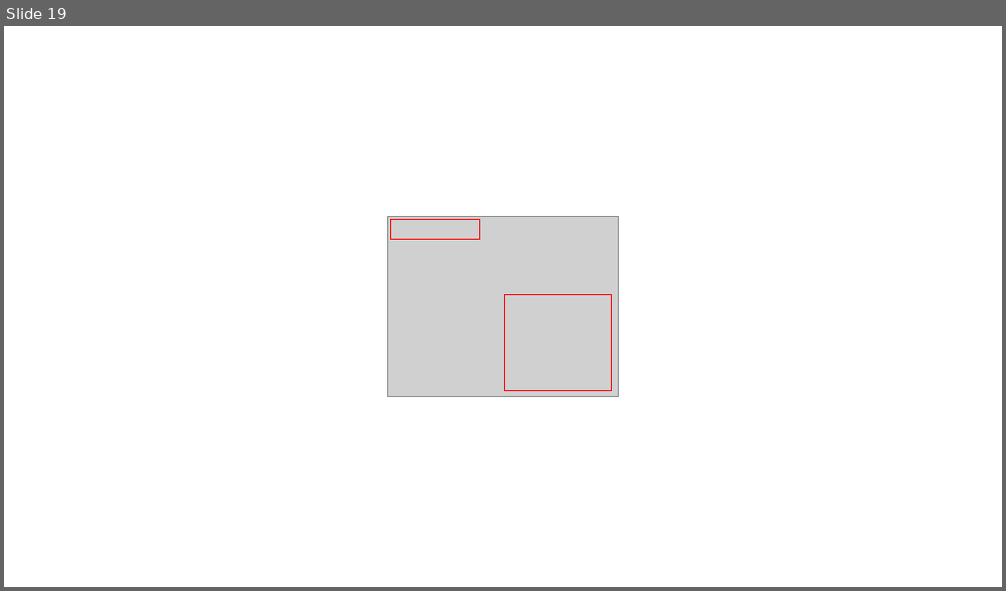
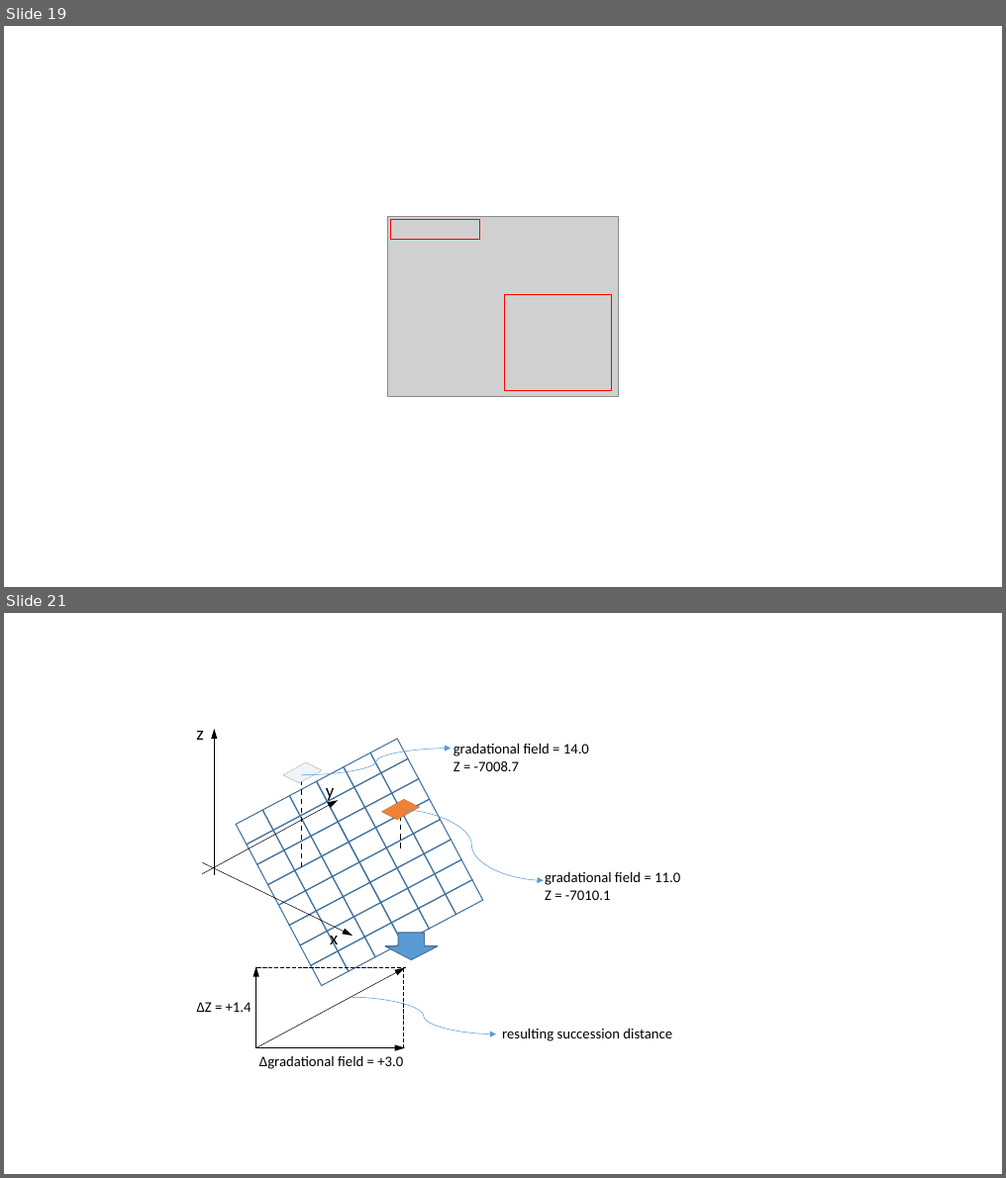
Before and after one commit to PauloCarvalhoRJ/gammaray, a slide deck: docs/figures.pptx. Shown one above the other, each under a label of ours: slide 19 before the commit, slides 19 and 21 after it; the slides between them are not shown. The pictures are 1006x591 and 1006x1178 pixels, drawn with LibreOffice and Linux fonts; fonts in the diff are those of the drawing; grey boxes stand for pictures. Boxes give left, top, right and bottom in pixels: in the first picture for what was removed or moved away, otherwise in the second. Text is boxed around its words. In the diff, an @@ line names an element or a change of style, - is before the commit and + after.

```diff
--- a/docs/figures.pptx
+++ b/docs/figures.pptx
@@ slide 21 added at box(4, 613, 1002, 1174), background #FFFFFF @@
@@ text added at box(196, 731, 203, 740), 18 pt, text #000000 @@
+z
@@ arrow added from (214, 875) to (214, 729), #000000 0.5 pt @@
@@ rectangle added at box(291, 758, 314, 788), fill pattern #5B9BD5 on #FFFFFF, outline #43739E 1 pt @@
@@ curved arrow added from (302, 775) to (450, 749), #5B9BD5 0.5 pt @@
@@ text added at box(453, 743, 589, 771), 14 pt, text #000000 @@
+gradational field = 14.0
+Z = -7008.7
@@ line added from (302, 867) to (302, 771), #000000 1.25 pt dashed @@
@@ text added at box(326, 788, 335, 803), 18 pt, text #000000 @@
+y
@@ arrow added from (202, 874) to (338, 800), #000000 0.5 pt @@
@@ rectangle added at box(389, 794, 413, 825), fill #ED7D31, outline #43739E 1 pt @@
@@ curved arrow added from (400, 810) to (544, 881), #5B9BD5 0.5 pt @@
@@ line added from (401, 848) to (401, 810), #000000 1.25 pt dashed @@
@@ arrow added from (202, 863) to (352, 936), #000000 0.5 pt @@
@@ text added at box(545, 871, 680, 900), 14 pt, text #000000 @@
+gradational field = 11.0
+Z = -7010.1
@@ text added at box(330, 929, 338, 950), 18 pt, text #000000 @@
+x
@@ down arrow added at box(385, 933, 438, 959), fill #5B9BD5, outline #43739E 1 pt @@
@@ group added at box(268, 771, 450, 955): 48 rectangles @@
@@ arrow added from (256, 1048) to (256, 967), #000000 0.5 pt @@
@@ arrow added from (256, 1049) to (405, 967), #000000 0.5 pt @@
@@ line added from (257, 967) to (406, 967), #000000 0.5 pt dashed @@
@@ line added from (404, 1049) to (404, 967), #000000 0.5 pt dashed @@
@@ curved arrow added from (350, 998) to (497, 1035), #5B9BD5 0.5 pt @@
@@ text added at box(197, 1002, 252, 1012), 14 pt, text #000000 @@
+∆Z = +1.4
@@ text added at box(502, 1028, 672, 1042), 14 pt, text #000000 @@
+resulting succession distance
@@ arrow added from (256, 1048) to (405, 1048), #000000 0.5 pt @@
@@ text added at box(259, 1056, 403, 1069), 14 pt, text #000000 @@
+∆gradational field = +3.0
```
Also in this commit, not shown: 1 other slide added, 1 other file.
